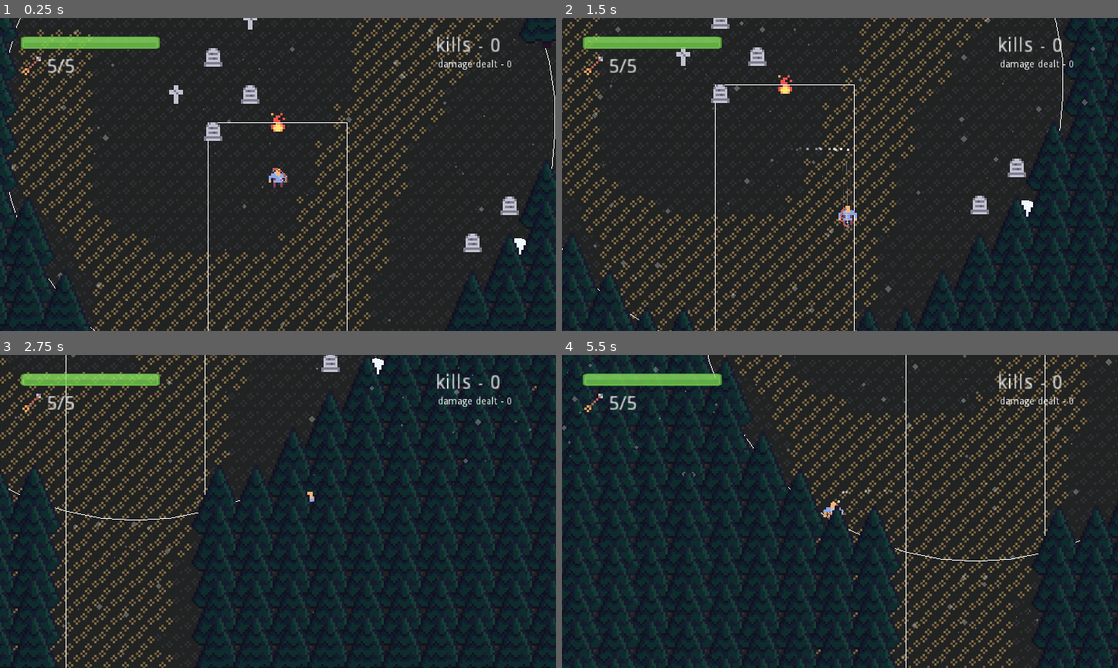
Above: before the commit, frames 1-4 (two rows, left to right).
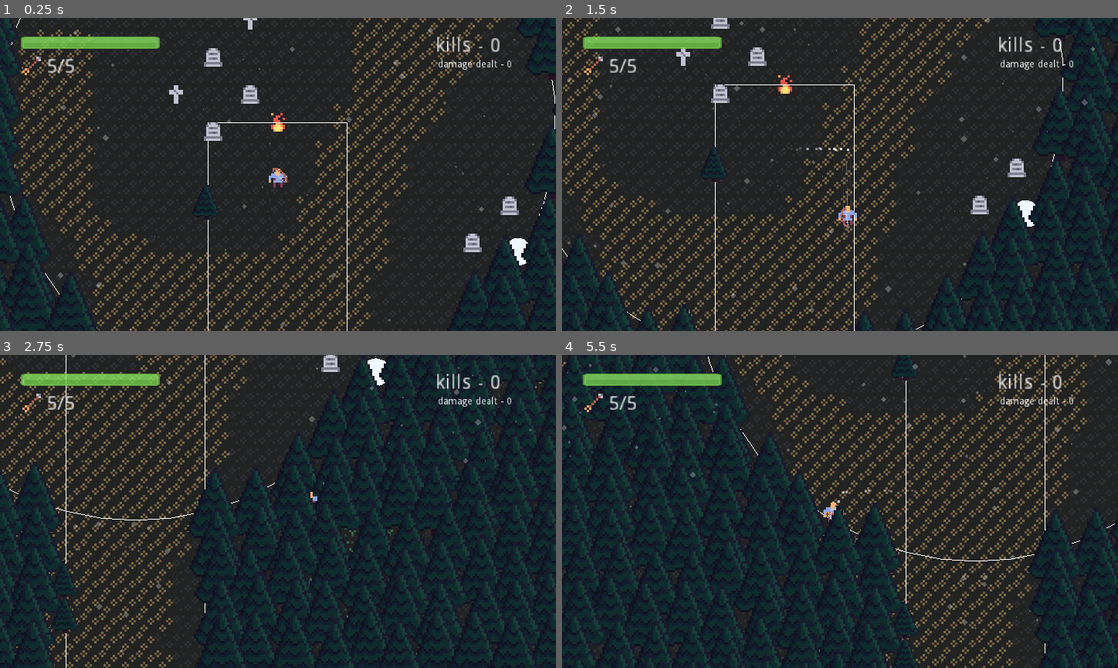
Above: after the commit, the same moments.

Repository: Ariorick/ArcherGame
Game: Godot game, scene res://src/Main.tscn
The game is run twice, just before and just after one commit, with the same random seed, the same clock (stepped at 60 frames per second) and the same inputs.
Inputs (mouse positions are in pixels of both pictures, inside the frame that each line leads up to):
- Up to frame 1 (0.25 s): no input
- Up to frame 2 (1.5 s): move the mouse to (962, 158) at 0.52 s; hold Right (right) 0.53-1.28 s; click (962, 158) at 0.6 s; move the mouse to (728, 190) at 1.27 s; hold Down (down) from 1.28 s (still down); tap Space (dash) at 1.35 s
- Up to frame 3 (2.75 s): move the mouse to (333, 442) at 2.02 s; release Down (down) at 2.03 s; hold Right (right) from 2.03 s (still down); right-click (333, 442) at 2.1 s
- Up to frame 4 (5.5 s): move the mouse to (812, 574) at 2.77 s; release Right (right) at 2.78 s; hold Up (up) 2.78-3.53 s; click (812, 574) at 2.85 s; move the mouse to (1006, 558) at 3.52 s; hold Left (left) 3.53-5.03 s; tap Space (dash) at 3.6 s; move the mouse to (673, 464) at 4.27 s; right-click (673, 464) at 4.35 s; move the mouse to (867, 511) at 5.02 s; hold Down (down) from 5.03 s (still down); click (867, 511) at 5.1 s

The runs differ from the first frame. In frame 1, 3.0% of the frame differs, in the area x 0-100%, y 0-100%; in frame 2, 4.9%; in frame 3, 13%; in frame 4, 11%.

Commit message:
added some random to tree placement

Diff:
--- a/src/Level/TreeManager.gd
+++ b/src/Level/TreeManager.gd
@@ -1,6 +1,7 @@
 extends Node2D
 
 const BaseTree  = preload("res://src/Level/BaseTree.tscn")
+var rng = RandomNumberGenerator.new()
 
 var content: TileMap
 var circle_map: CircleMap
@@ -26,4 +27,6 @@
 	return xmod + ymod2 == 0
 
 func get_poisiton_for_cell(x, y):
-	return content.cell_size * Vector2(x, y) + content.cell_size * Vector2(0.5, 1)
+	var rang = (content.cell_size.x / 2) - 1
+	var rand_v = Vector2(rng.randf_range(-rang, rang), rng.randf_range(-rang, rang))
+	return content.cell_size * Vector2(x, y) + content.cell_size * Vector2(0.5, 1) + rand_v
--- a/src/MapCreator/CircleMapCreator.gd
+++ b/src/MapCreator/CircleMapCreator.gd
@@ -12,7 +12,7 @@
 var DEF_TO_BIG_DIAGONAL = get_diagonal(DEF_SIZE, BIG_SIZE)
 
 var test_map = [
-	CircleRes.new(Vector2(0, 0), DEF_SIZE)
+	CircleRes.new(Vector2(0, 0), DEF_SIZE),
 
 #	CircleRes.new(Vector2(-DEF_DIAGONAL, -DEF_DIAGONAL), DEF_SIZE),
 #	CircleRes.new(Vector2(DEF_DIAGONAL, -DEF_DIAGONAL), DEF_SIZE),
--- a/src/MapCreator/RoadTreeDetector.gd
+++ b/src/MapCreator/RoadTreeDetector.gd
@@ -25,17 +25,14 @@
 	var distance = abs(to_pos_rotated.x)
 
 	var scale = distance / width
-	if scale > 1.0:
-		print("AAAA")
-		print("dist " + str(distance) + " " + str(width))
 
 	var min_growth_distance := 1.0
 	var max_growth_distance := 1.1
 	var scale_between = 0.5
 
-	if scale < min_growth_distance:
+	if scale <= min_growth_distance:
 		return 0.0
-	elif scale > max_growth_distance:
+	elif scale >= max_growth_distance:
 		return 1.0
 	else:
 		return 0.5
